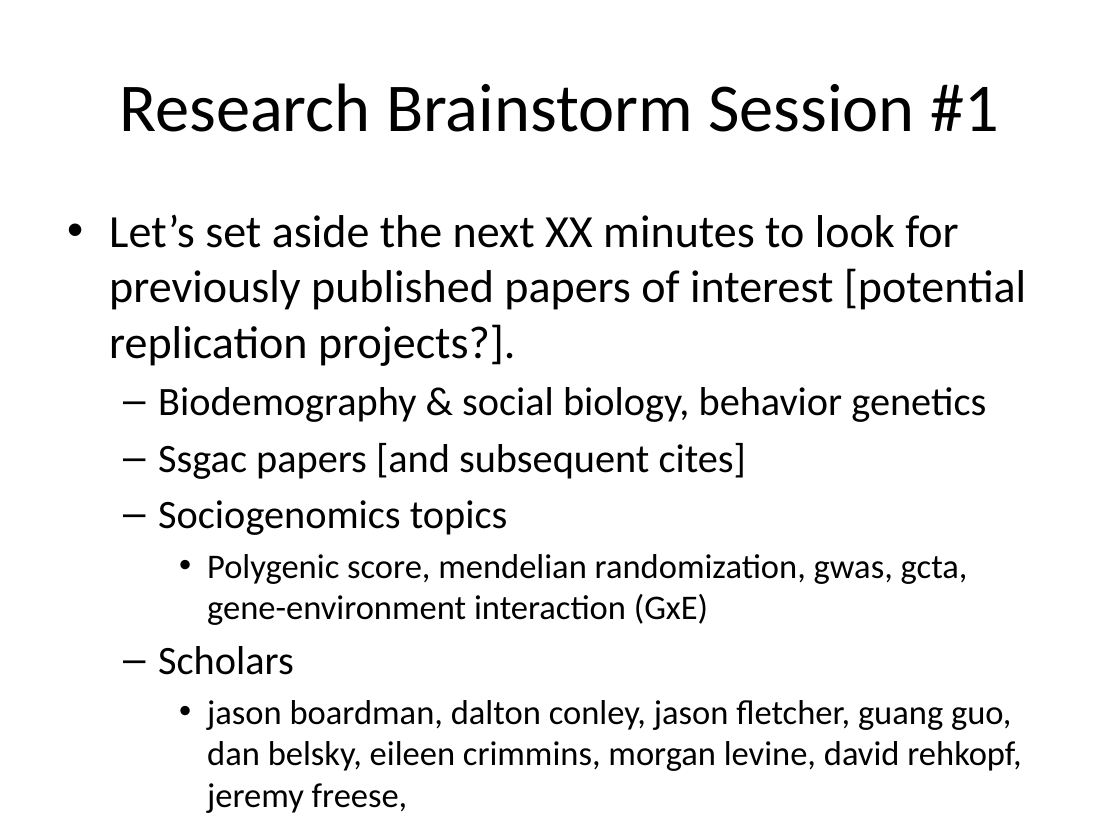
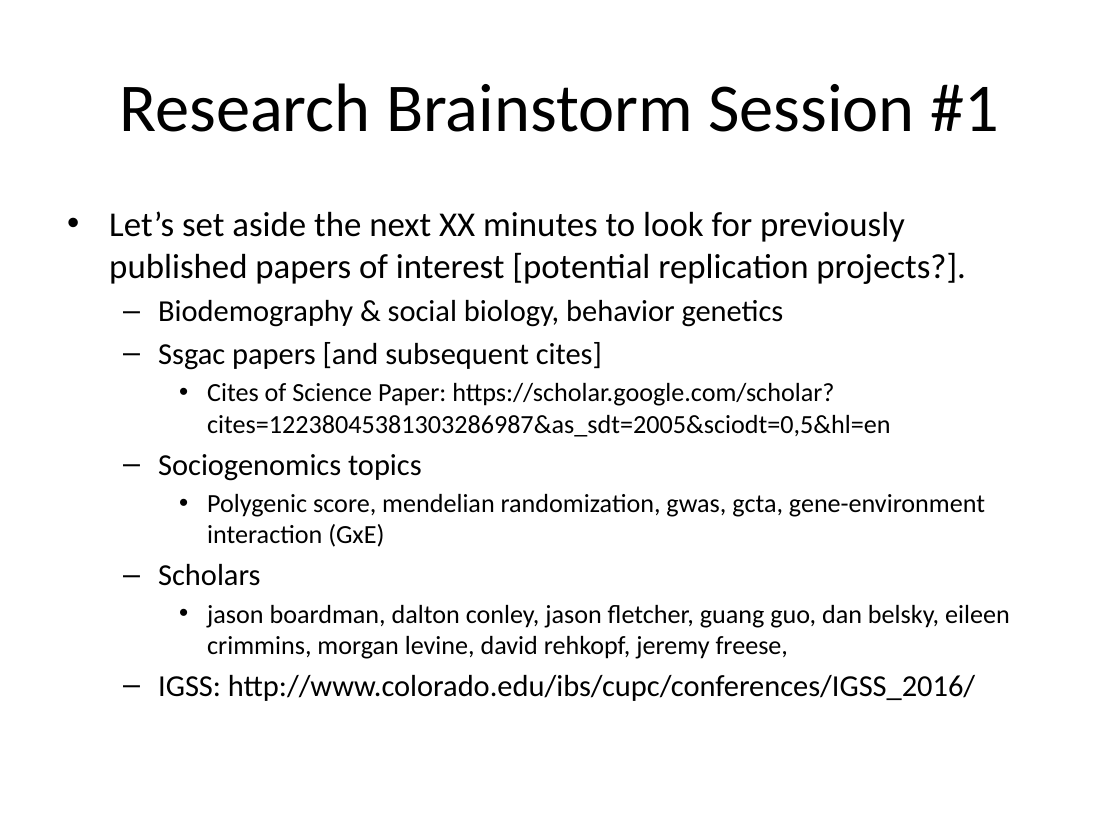
Before and after one commit to ben-domingue/mex-gw-workshop, a slide deck: slide 49 of talks/Domingue-mx1.pptx (slide 48 before the commit). Drawn at 1120x840 pixels with LibreOffice and Linux fonts; fonts in the diff are those of the drawing. Boxes give left, top, right and bottom in pixels: in the first picture for what was removed or moved away, otherwise in the second. Text is boxed around its words. In the diff, an @@ line names an element or a change of style, - is before the commit and + after.

```diff
--- a/talks/Domingue-mx1.pptx
+++ b/talks/Domingue-mx1.pptx
@@ text at (109, 211, 1010, 659): size 29.6 to 22.4 pt in "Let’s set aside the next XX minutes ..."; size 25.9 to 19.6 pt in "Biodemography & social biology, behavior genetics", "Ssgac papers [and subsequent cites]", "Sociogenomics topics", "Scholars"; size 22.2 to 16.8 pt in "Polygenic score, mendelian randomization, gwas, gcta, gene-e ...", "jason boardman, dalton conley, jason fletcher, guang ..."; less space between paragraphs @@
@@ text at (207, 383, 890, 437): paragraph added @@
+    • Cites of Science Paper: https://scholar.google.com/scholar?cites=12238045381303286987&as_sdt=2005&sciodt=0,5&hl=en
@@ text at (158, 675, 975, 701): paragraph added @@
+  – IGSS: http://www.colorado.edu/ibs/cupc/conferences/IGSS_2016/
```
Also in this commit, not shown: 2 other slides changed, 1 slide added, 2 other files.
